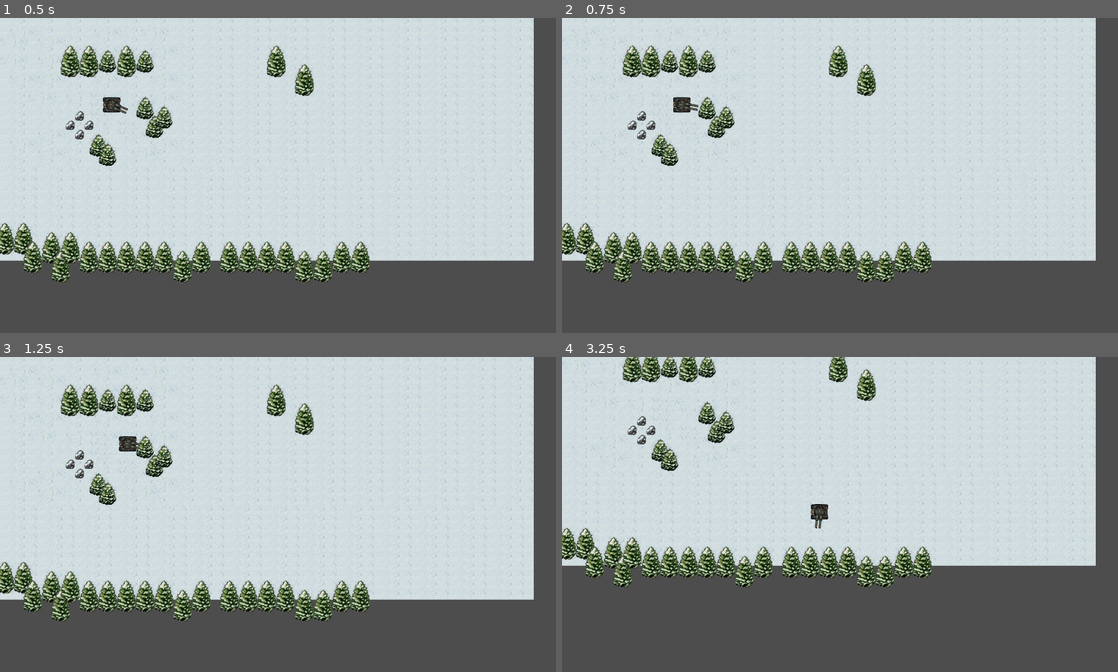
Above: before the commit, frames 1-4 (two rows, left to right).
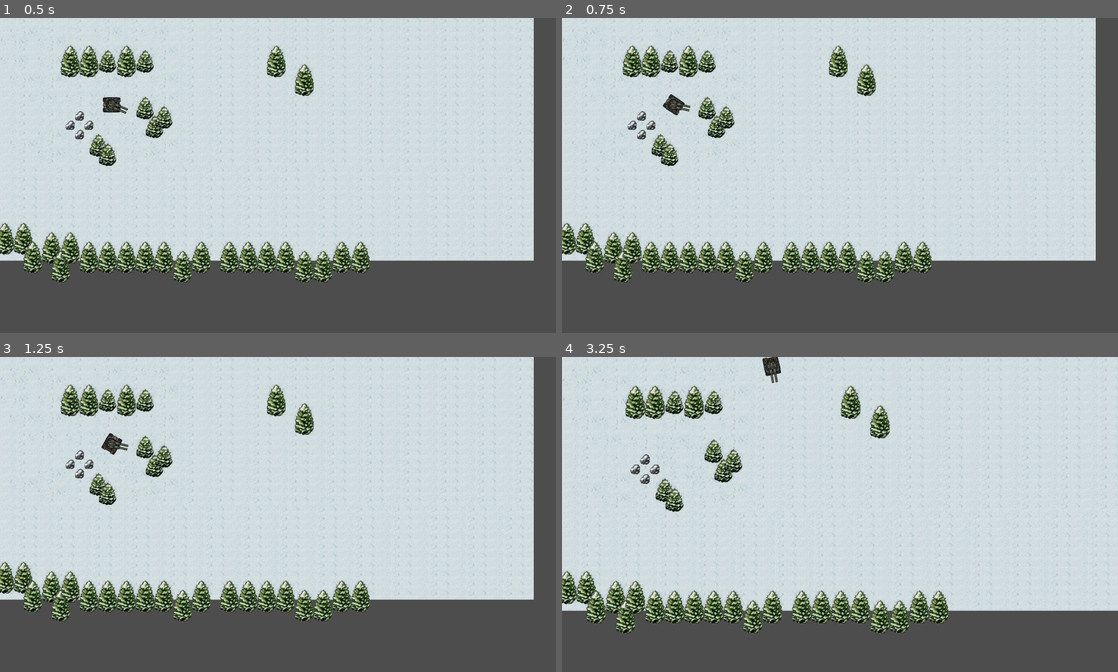
Above: after the commit, the same moments.

Repository: nialsiG/Pleistopia2.0
Game: Godot game, scene res://scenes/level_0.tscn
Same seed, same stepped clock (60 frames per second), same inputs: the game is played once before the commit and once after it. This scene is started directly instead of the project's main scene.
Inputs (mouse positions are in pixels of both pictures, inside the frame that each line leads up to):
- Up to frame 1 (0.5 s): no input
- Up to frame 2 (0.75 s): tap Enter at 0.5 s; move the mouse to (962, 159) at 0.52 s; hold Right (move_right) from 0.53 s (still down); tap E (interact) at 0.6 s
- Up to frame 3 (1.25 s): keep holding Right (move_right)
- Up to frame 4 (3.25 s): move the mouse to (728, 530) at 1.27 s; release Right (move_right) at 1.28 s; hold Down (move_down) 1.28-2.03 s; tap E (interact) at 1.35, 2.1, 2.85 s; move the mouse to (895, 445) at 2.02 s; hold Right (move_right) 2.03-2.78 s; move the mouse to (812, 577) at 2.77 s; hold Up (move_up) from 2.78 s (still down)

Frame 1 is identical in both runs. In frame 2, 0.2% of the frame differs, in the area x 18-25%, y 24-32%; in frame 3, 0.3%; in frame 4, 28%, in the area x 0-100%, y 0-88%.

Commit message:
tank original movement

Diff:
--- a/Pleistopia 2.0/scenes/player_sentinel.tscn
+++ b/Pleistopia 2.0/scenes/player_sentinel.tscn
@@ -1,13 +1,14 @@
-[gd_scene load_steps=6 format=3 uid="uid://dff4mr2e7jh2a"]
+[gd_scene load_steps=8 format=3 uid="uid://dff4mr2e7jh2a"]
 
 [ext_resource type="Script" path="res://scripts/player_sentinel.gd" id="1_haf3x"]
 [ext_resource type="Texture2D" uid="uid://dfb6xutywgi1m" path="res://assets/sprites/playerHead.png" id="2_e0f61"]
 [ext_resource type="Texture2D" uid="uid://bopplj6l0kkab" path="res://assets/sprites/playerBody.png" id="3_cgya5"]
+[ext_resource type="Texture2D" uid="uid://bb7lu4elffbfl" path="res://assets/sprites/enemyBody.png" id="4_ilitu"]
 [ext_resource type="PackedScene" uid="uid://drvxtobidouor" path="res://scenes/interaction_component.tscn" id="4_p0avi"]
+[ext_resource type="Texture2D" uid="uid://cfta66d3unikt" path="res://assets/sprites/enemyHead.png" id="5_ffq6x"]
 
-[sub_resource type="CapsuleShape2D" id="CapsuleShape2D_wq48t"]
-radius = 39.0
-height = 98.0
+[sub_resource type="RectangleShape2D" id="RectangleShape2D_hptlc"]
+size = Vector2(54, 46)
 
 [node name="player_sentinel" type="CharacterBody2D"]
 script = ExtResource("1_haf3x")
@@ -19,11 +20,13 @@
 drag_vertical_enabled = true
 
 [node name="CollisionShape2D" type="CollisionShape2D" parent="."]
-shape = SubResource("CapsuleShape2D_wq48t")
+shape = SubResource("RectangleShape2D_hptlc")
+
+[node name="interaction_component" parent="." instance=ExtResource("4_p0avi")]
 
 [node name="hull_sprite" type="Sprite2D" parent="."]
+texture = ExtResource("4_ilitu")
 
 [node name="head_sprite" type="Sprite2D" parent="hull_sprite"]
+texture = ExtResource("5_ffq6x")
 offset = Vector2(16, 0)
-
-[node name="interaction_component" parent="." instance=ExtResource("4_p0avi")]
--- a/Pleistopia 2.0/scenes/ui_roguelite.tscn
+++ b/Pleistopia 2.0/scenes/ui_roguelite.tscn
@@ -4,7 +4,6 @@
 [ext_resource type="PackedScene" uid="uid://dk2xcmy14lc3n" path="res://scenes/pause_menu.tscn" id="1_nss1i"]
 
 [node name="ui_roguelite" type="Control"]
-z_index = 10
 layout_mode = 3
 anchors_preset = 8
 anchor_left = 0.5
--- a/Pleistopia 2.0/scenes/ui_rpg.tscn
+++ b/Pleistopia 2.0/scenes/ui_rpg.tscn
@@ -3,7 +3,6 @@
 [ext_resource type="PackedScene" uid="uid://dk2xcmy14lc3n" path="res://scenes/pause_menu.tscn" id="1_rsulr"]
 
 [node name="ui_rpg" type="Control"]
-z_index = 10
 layout_mode = 3
 anchors_preset = 15
 anchor_right = 1.0
--- a/Pleistopia 2.0/scripts/player_sentinel.gd
+++ b/Pleistopia 2.0/scripts/player_sentinel.gd
@@ -4,16 +4,20 @@
 @export var CAN_MOVE = true
 @export var SHOW_HUD = true
 @export var MAX_SPEED = 500
+@export var ROTATION_SPEED = 3
 @export var ACCELERATION = 1500
 @export var FRICTION = 1200
 @export var LIMITS = {"Left": -10000000, "Top": -10000000, "Right": 10000000, "Bottom": 10000000}
 @export var HEAD: Texture2D
 @export var HULL: Texture2D
+@export var ZOOM_FACTOR = 1
 
 @onready var axis = Vector2.ZERO
+@onready var rotation_input = 0
 @onready var camera2D = $Camera2D
 @onready var head = $hull_sprite/head_sprite
 @onready var hull = $hull_sprite
+@onready var camera = $Camera2D
 
 static var current_head: Texture2D
 static var current_hull: Texture2D
@@ -51,8 +55,13 @@
 
 #region Movement
 func get_input_axis():
-	axis.x = int(Input.is_action_pressed("move_right")) - int(Input.is_action_pressed("move_left"))
-	axis.y = int(Input.is_action_pressed("move_down")) - int(Input.is_action_pressed("move_up"))
+	var input = int(Input.is_action_pressed("move_up")) - int(Input.is_action_pressed("move_down"))
+	axis.x = input * cos(rotation)
+	axis.y = input * sin(rotation)
+
+func get_input_rotation():
+	rotation_input = int(Input.is_action_pressed("move_right")) - int(Input.is_action_pressed("move_left"))
+
 
 func apply_friction(amount):
 	if velocity.length() >= amount:
@@ -65,15 +74,38 @@
 	velocity = velocity.limit_length(MAX_SPEED)
 
 func move(delta):
+	# rotation
+	get_input_rotation()
+	rotation += rotation_input * delta * ROTATION_SPEED
+	# translation
 	get_input_axis()
 	# Change velocity accordingly
 	if axis == Vector2.ZERO:
 		apply_friction(FRICTION * delta)
+		camera_zoom_out(delta)
 	else:
 		apply_acceleration(ACCELERATION * axis * delta)
+		camera_zoom_in(delta)
 #endregion
 
 #region move_head
 func move_head():
 	head.look_at(get_global_mouse_position())
 #endregion
+
+#region camera
+func camera_zoom_in(delta):
+	if ZOOM_FACTOR < 1.05:
+		ZOOM_FACTOR += delta / 10
+		camera.zoom = Vector2(1,1) * ZOOM_FACTOR
+	elif ZOOM_FACTOR > 1.05:
+		ZOOM_FACTOR = 1.05
+		camera.zoom = Vector2(1,1) * ZOOM_FACTOR
+
+func camera_zoom_out(delta):
+	if ZOOM_FACTOR > 1:
+		ZOOM_FACTOR -= delta / 10
+		camera.zoom = Vector2(1,1) * ZOOM_FACTOR
+	elif ZOOM_FACTOR < 1:
+		ZOOM_FACTOR = 1
+		camera.zoom = Vector2(1,1) * ZOOM_FACTOR
